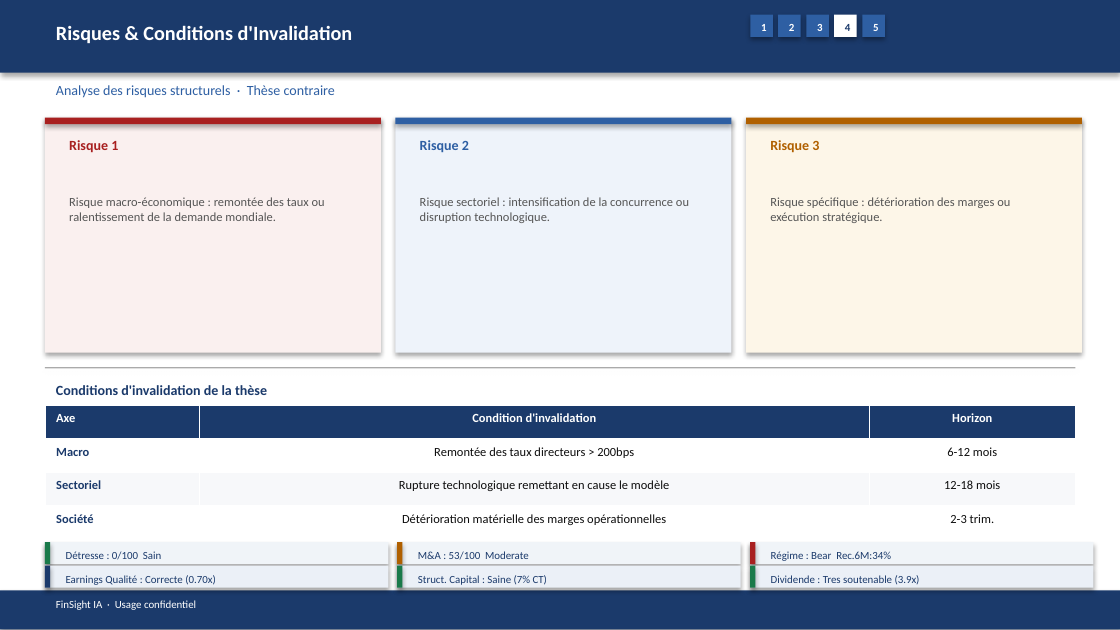
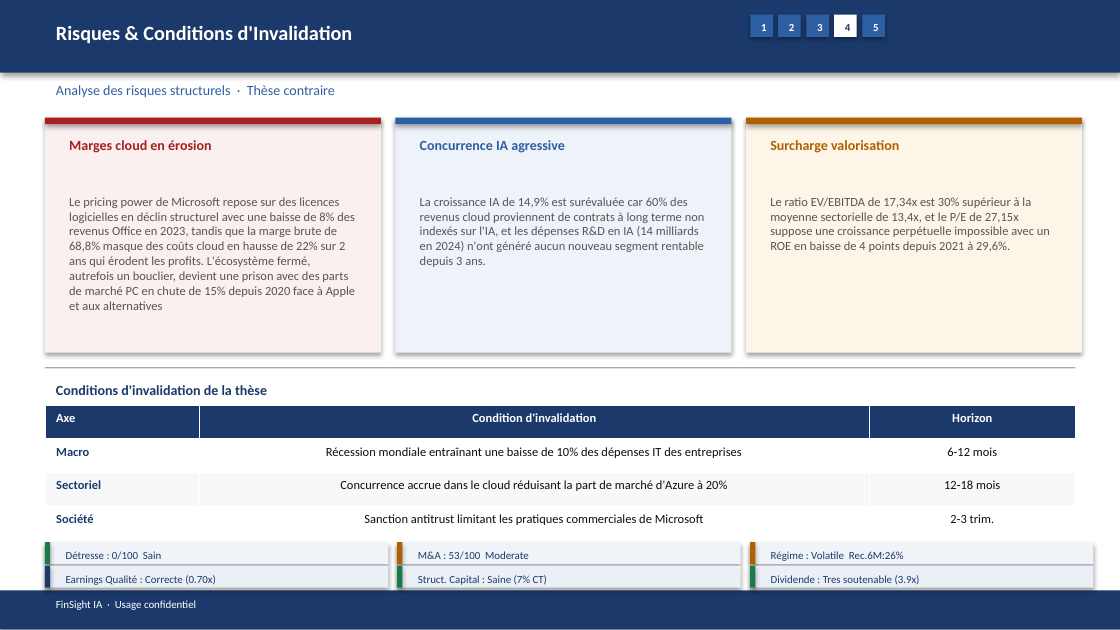
Before and after one commit to baptistejeh07-art/finsight-ia, a slide deck: slide 19 of preview/MSFT/MSFT_pitchbook.pptx. Drawn at 1120x630 pixels with LibreOffice and Linux fonts; fonts in the diff are those of the drawing. Boxes give left, top, right and bottom in pixels: in the first picture for what was removed or moved away, otherwise in the second. Text is boxed around its words. In the diff, an @@ line names an element or a change of style, - is before the commit and + after.

```diff
--- a/preview/MSFT/MSFT_pitchbook.pptx
+++ b/preview/MSFT/MSFT_pitchbook.pptx
@@ text at (69,140,211,153): text changed @@
-Risque 1
+Marges cloud en érosion
@@ text at (420,140,565,153): text changed @@
-Risque 2
+Concurrence IA agressive
@@ text at (770,140,899,153): text changed @@
-Risque 3
+Surcharge valorisation
@@ text at (69,197,355,310): text changed @@
-Risque macro-économique : remontée des taux ou ralentissement de la demande mondiale.
+Le pricing power de Microsoft repose sur des licences logicielles en déclin structurel avec une baisse de 8% des revenus Office en 2023, tandis que la marge brute de 68,8% masque des coûts cloud en hausse de 22% sur 2 ans qui érodent les profits. L'écosystème fermé, autrefois un bouclier, devient une prison avec des parts de marché PC en chute de 15% depuis 2020 face à Apple et aux alternatives
@@ text at (420,197,705,267): text changed @@
-Risque sectoriel : intensification de la concurrence ou disruption technologique.
+La croissance IA de 14,9% est surévaluée car 60% des revenus cloud proviennent de contrats à long terme non indexés sur l'IA, et les dépenses R&D en IA (14 milliards en 2024) n'ont généré aucun nouveau segment rentable depuis 3 ans.
@@ text at (770,197,1050,252): text changed @@
-Risque spécifique : détérioration des marges ou exécution stratégique.
+Le ratio EV/EBITDA de 17,34x est 30% supérieur à la moyenne sectorielle de 13,4x, et le P/E de 27,15x suppose une croissance perpétuelle impossible avec un ROE en baisse de 4 points depuis 2021 à 29,6%.
@@ table at (45,405,1075,540) @@
-row 2, column 2: Remontée des taux directeurs > 200bps
+row 2, column 2: Récession mondiale entraînant une baisse de 10% des dépenses IT des entreprises
-row 3, column 2: Rupture technologique remettant en cause le modèle
+row 3, column 2: Concurrence accrue dans le cloud réduisant la part de marché d'Azure à 20%
-row 4, column 2: Détérioration matérielle des marges opérationnelles
+row 4, column 2: Sanction antitrust limitant les pratiques commerciales de Microsoft
@@ rectangle at (750,542,756,564): fill #A82020 to #B06000 @@
@@ text at (771,551,904,561): text changed @@
-Régime : Bear Rec.6M:34%
+Régime : Volatile Rec.6M:26%
```
Also in this commit, not shown: 15 other slides changed, 4 other files.
